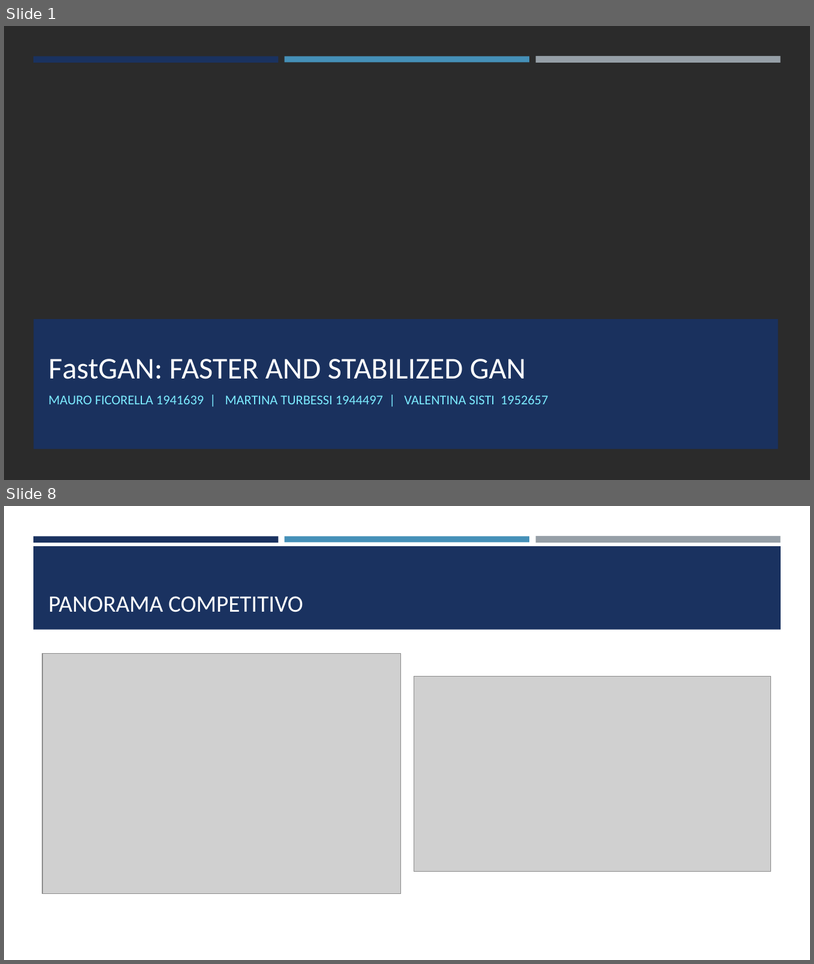
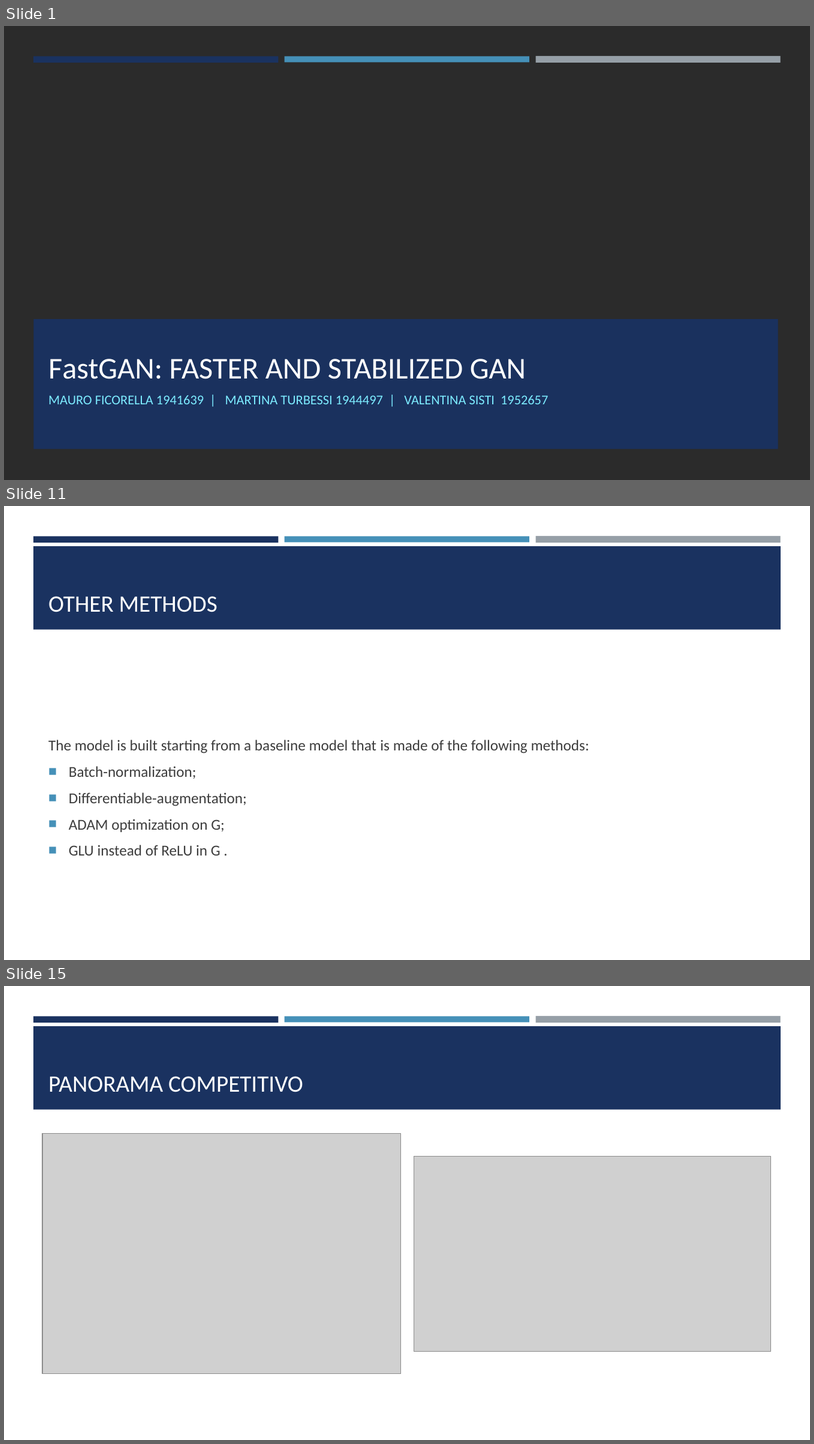
Before and after one commit to mauroficorella/Neural-Networks, a slide deck: Documentation/FastGAN Slides.pptx. Shown one above the other, each under a label of ours: slides 1 and 8 before the commit, slides 1, 11 and 15 after it; the slides between them are not shown. The pictures are 814x964 and 814x1444 pixels, drawn with LibreOffice and Linux fonts; fonts in the diff are those of the drawing; grey boxes stand for pictures; background and template pictures are left out; a plain dark background stands for a picture behind light text. Boxes give left, top, right and bottom in pixels: in the first picture for what was removed or moved away, otherwise in the second. Text is boxed around its words. In the diff, an @@ line names an element or a change of style, - is before the commit and + after.

```diff
--- a/Documentation/FastGAN Slides.pptx
+++ b/Documentation/FastGAN Slides.pptx
@@ slide 11 added at (4,506,810,960), background #FFFFFF; not listed: 4 template elements that a slide beside it also shows @@
@@ title added at (48,596,218,612), 28 pt, text #FFFFFF @@
+OTHER METHODS
@@ text added at (48,739,590,855), 18 pt, text #3D3D3D @@
+The model is built starting from a baseline model that is made of the following methods:
+■ Batch-normalization;
+■ Differentiable-augmentation;
+■ ADAM optimization on G;
+■ GLU instead of ReLU in G .
@@ what was slide 8 is now slide 15 @@
```
Also in this commit, not shown: 4 slides changed, 6 other slides added, 2 other files.
